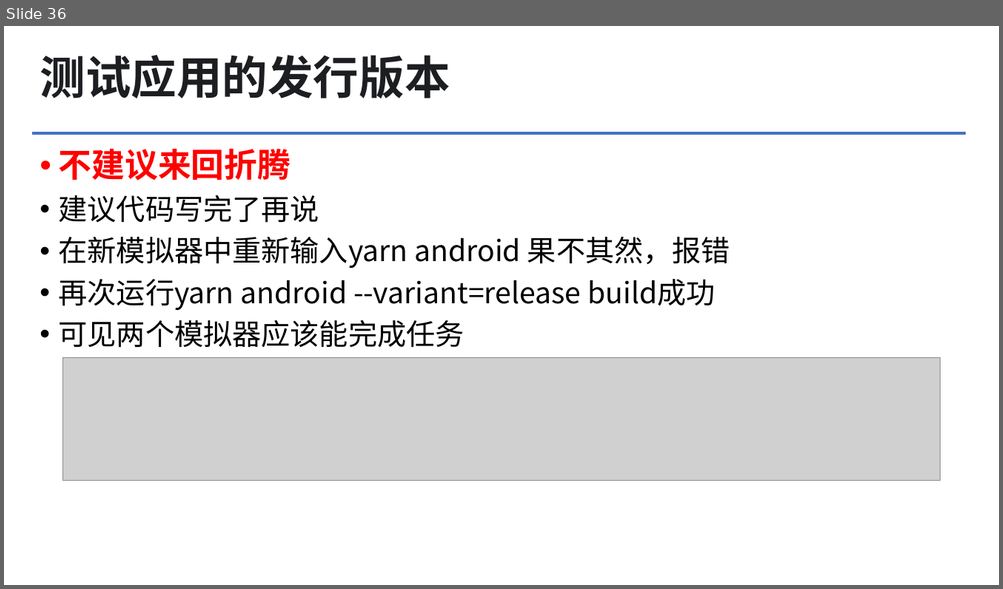
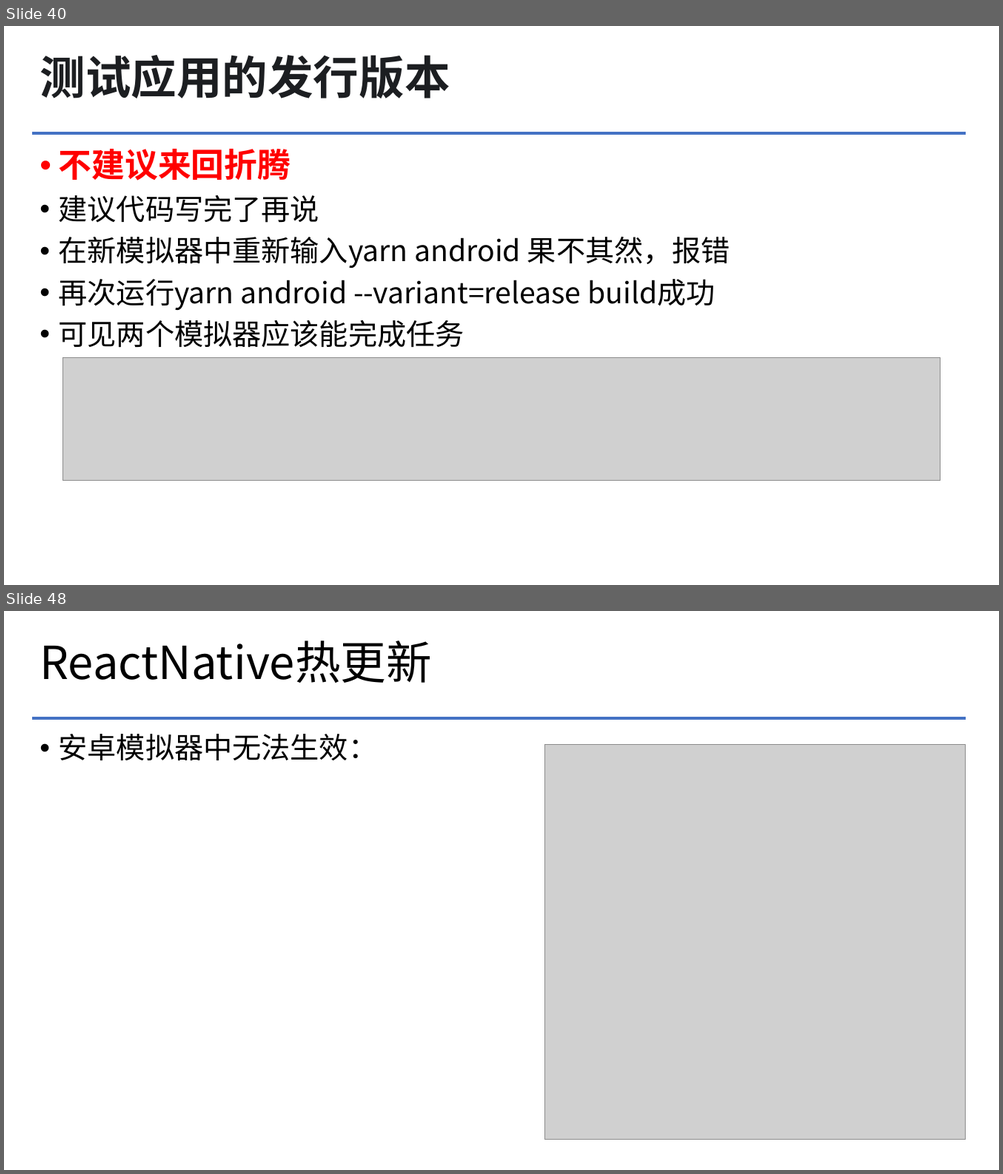
Before and after one commit to greatgu99/myApp, a slide deck: 文档/ReactNative项目入门.pptx. Shown one above the other, each under a label of ours: slide 36 before the commit, slides 40 and 48 after it; the slides between them are not shown. The pictures are 1003x589 and 1003x1174 pixels, drawn with LibreOffice and Linux fonts; fonts in the diff are those of the drawing; grey boxes stand for pictures; background and template pictures are left out. Boxes give left, top, right and bottom in pixels: in the first picture for what was removed or moved away, otherwise in the second. Text is boxed around its words. In the diff, an @@ line names an element or a change of style, - is before the commit and + after.

```diff
--- a/文档/ReactNative项目入门.pptx
+++ b/文档/ReactNative项目入门.pptx
@@ slide 48 added at (x1=4, y1=611, x2=999, y2=1170), background #FFFFFF; not listed: 1 template element that a slide beside it also shows @@
@@ title added at (x1=40, y1=641, x2=432, y2=683), 44 pt, text #000000 @@
+ReactNative热更新
@@ text added at (x1=59, y1=734, x2=378, y2=760), 28 pt, text #000000 @@
+• 安卓模拟器中无法生效：
@@ picture added at (x1=545, y1=744, x2=965, y2=1140) @@
@@ what was slide 36 is now slide 40 @@
```
Also in this commit, not shown: 4 slides changed, 19 other slides added.
